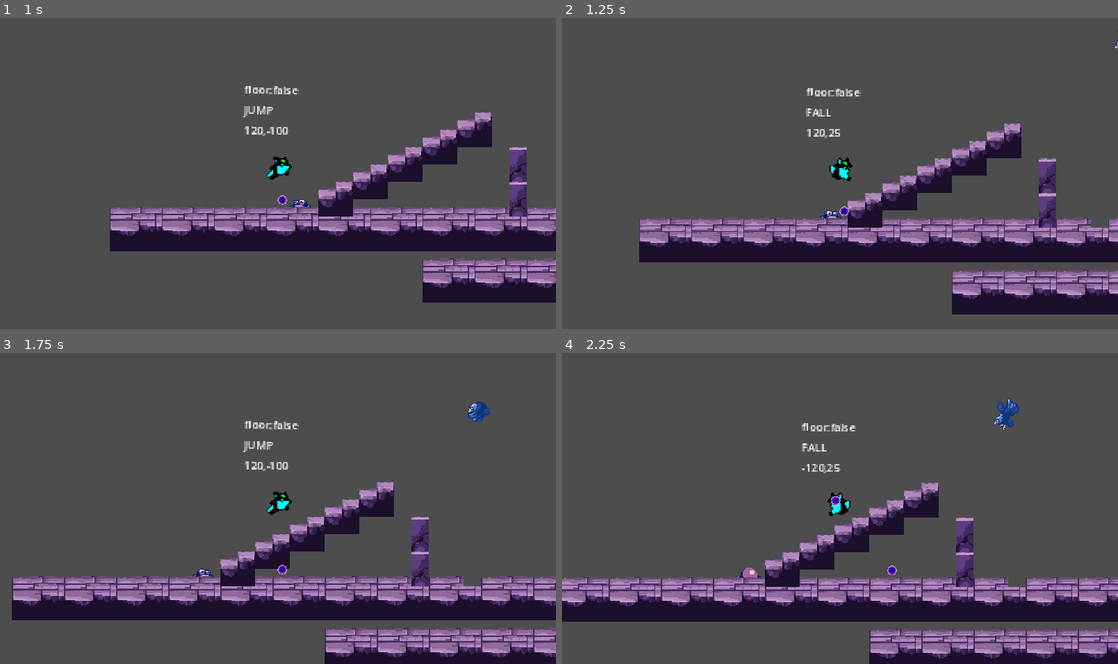
Above: before the commit, frames 1-4 (two rows, left to right).
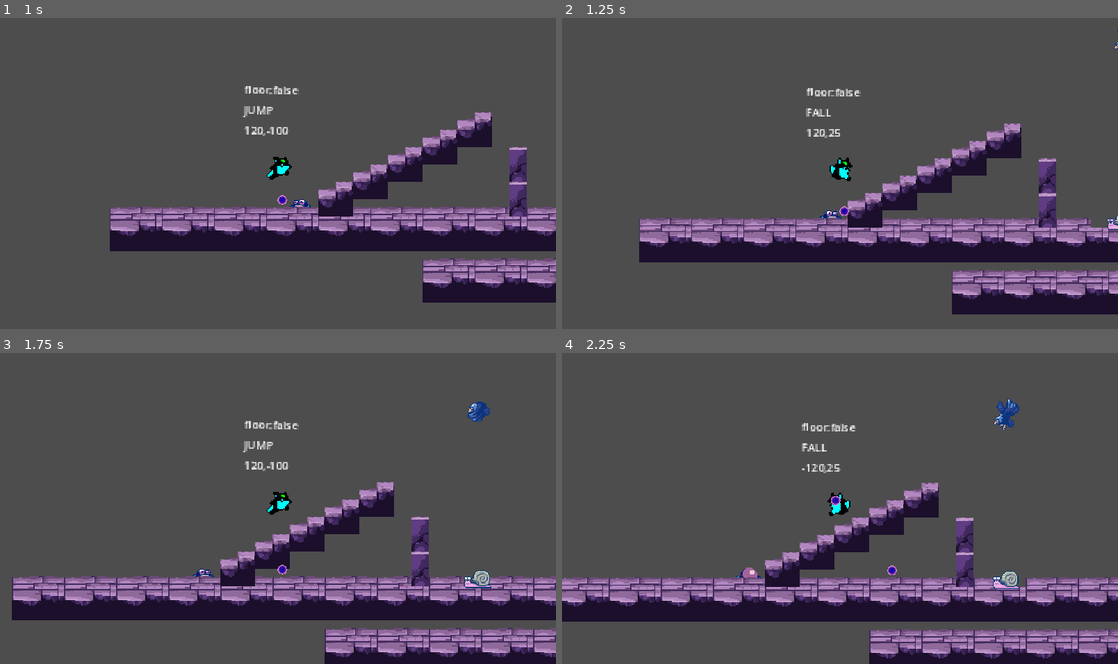
Above: after the commit, the same moments.

Repository: eugencic/PookieGame
Game: Godot game, scene res://level_base/level_base.tscn
Same seed, same stepped clock (60 frames per second), same inputs: the game is played once before the commit and once after it. The project has no main scene, so this scene is started directly.
Inputs (mouse positions are in pixels of both pictures, inside the frame that each line leads up to):
- Up to frame 1 (1 s): move the mouse to (400, 151) at 0.52 s; hold D (right) from 0.53 s (still down); click (400, 151) at 0.6 s; tap Space (jump) at 0.77 s
- Up to frame 2 (1.25 s): keep holding D (right)
- Up to frame 3 (1.75 s): keep holding D (right); move the mouse to (166, 517) at 1.27 s; click (166, 517) at 1.35 s; tap Space (jump) at 1.52 s
- Up to frame 4 (2.25 s): move the mouse to (895, 430) at 2.02 s; release D (right) at 2.03 s; hold A (left) from 2.03 s (still down); click (895, 430) at 2.1 s

Frame 1 is identical in both runs. In frame 2, less than 0.1% of the frame differs, in the area x 98-100%, y 63-69%; in frame 3, 0.2%; in frame 4, 0.2%, in the area x 77-83%, y 70-76%.

Commit message:
collision setup

Diff:
--- a/bullets/bullet_enemy/bullet_enemy.tscn
+++ b/bullets/bullet_enemy/bullet_enemy.tscn
@@ -4,6 +4,7 @@
 [ext_resource type="Texture2D" uid="uid://d1y7mrcv5y4pg" path="res://assets/items/bullet2.png" id="2_ta73h"]
 
 [node name="BulletEnemy" instance=ExtResource("1_tw8j8")]
+collision_layer = 16
 
 [node name="Sprite2D" parent="." index="0"]
 texture = ExtResource("2_ta73h")
--- a/bullets/bullet_player/bullet_player.tscn
+++ b/bullets/bullet_player/bullet_player.tscn
@@ -1,9 +1,6 @@
-[gd_scene load_steps=3 format=3 uid="uid://d2bkfik3jjycn"]
+[gd_scene load_steps=2 format=3 uid="uid://d2bkfik3jjycn"]
 
 [ext_resource type="PackedScene" uid="uid://xk73mtqkj1er" path="res://bullets/bullet_base/bullet_base.tscn" id="1_jqse5"]
-[ext_resource type="Texture2D" uid="uid://delmifj2v16ts" path="res://assets/items/bullet1.png" id="2_hrpbn"]
 
 [node name="BulletPlayer" instance=ExtResource("1_jqse5")]
-
-[node name="Sprite2D" parent="." index="0"]
-texture = ExtResource("2_hrpbn")
+collision_layer = 8
--- a/enemies/enemy_base/enemy_base.gd
+++ b/enemies/enemy_base/enemy_base.gd
@@ -43,3 +43,6 @@
 
 func _on_visible_on_screen_notifier_2d_screen_exited():
 	pass # Replace with function body.
+
+func _on_hit_box_area_entered(area):
+	print("Enemy hit:", area)
--- a/enemies/enemy_base/enemy_base.tscn
+++ b/enemies/enemy_base/enemy_base.tscn
@@ -12,7 +12,8 @@
 
 [node name="HitBox" type="Area2D" parent="."]
 collision_layer = 4
-collision_mask = 0
+collision_mask = 8
 
 [connection signal="screen_entered" from="VisibleOnScreenNotifier2D" to="." method="_on_visible_on_screen_notifier_2d_screen_entered"]
 [connection signal="screen_exited" from="VisibleOnScreenNotifier2D" to="." method="_on_visible_on_screen_notifier_2d_screen_exited"]
+[connection signal="area_entered" from="HitBox" to="." method="_on_hit_box_area_entered"]
--- a/level_base/level_base.tscn
+++ b/level_base/level_base.tscn
@@ -6,6 +6,7 @@
 [ext_resource type="Texture2D" uid="uid://dco3uo67q3ej6" path="res://assets/tiles/Terrain-2.png" id="2_v6yxk"]
 [ext_resource type="PackedScene" uid="uid://bogrhuk7xox7l" path="res://player/player.tscn" id="3_manxk"]
 [ext_resource type="Texture2D" uid="uid://gy6xg3r6jt08" path="res://assets/tiles/ChurchTileset.png" id="4_kkgir"]
+[ext_resource type="PackedScene" uid="uid://bfrut6uvfw7rj" path="res://enemies/snail/snail.tscn" id="6_ecb36"]
 [ext_resource type="PackedScene" uid="uid://b8uohr4s8k63c" path="res://enemies/eagle/eagle.tscn" id="8_c35sb"]
 [ext_resource type="PackedScene" uid="uid://bf123tyld22sd" path="res://enemies/frog/frog.tscn" id="8_r631y"]
 
@@ -1039,3 +1040,6 @@
 
 [node name="Eagle" parent="." instance=ExtResource("8_c35sb")]
 position = Vector2(431, -2)
+
+[node name="Snail" parent="." instance=ExtResource("6_ecb36")]
+position = Vector2(445, 47)
--- a/player/player.tscn
+++ b/player/player.tscn
@@ -152,7 +152,7 @@
 
 [node name="HitBox" type="Area2D" parent="."]
 collision_layer = 2
-collision_mask = 4
+collision_mask = 20
 
 [node name="CollisionShape2D" type="CollisionShape2D" parent="HitBox"]
 position = Vector2(0, 6)
--- a/project.godot
+++ b/project.godot
@@ -56,6 +56,8 @@
 2d_physics/layer_1="platforms"
 2d_physics/layer_2="player_hit_box"
 2d_physics/layer_3="enemy_hit_box"
+2d_physics/layer_4="player_bullet"
+2d_physics/layer_5="enemy_bullet"
 
 [rendering]
 
Not shown: 1 places in level_base/level_base.tscn that only renumber resources
